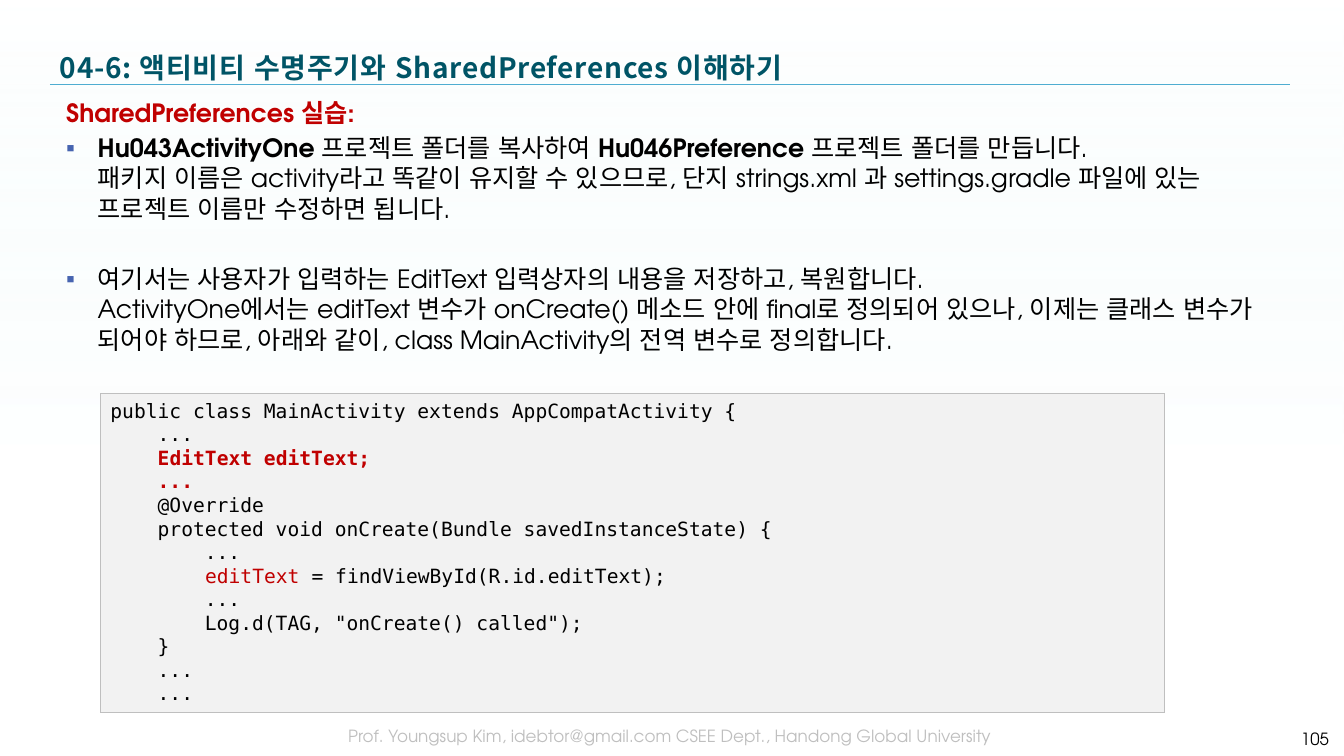
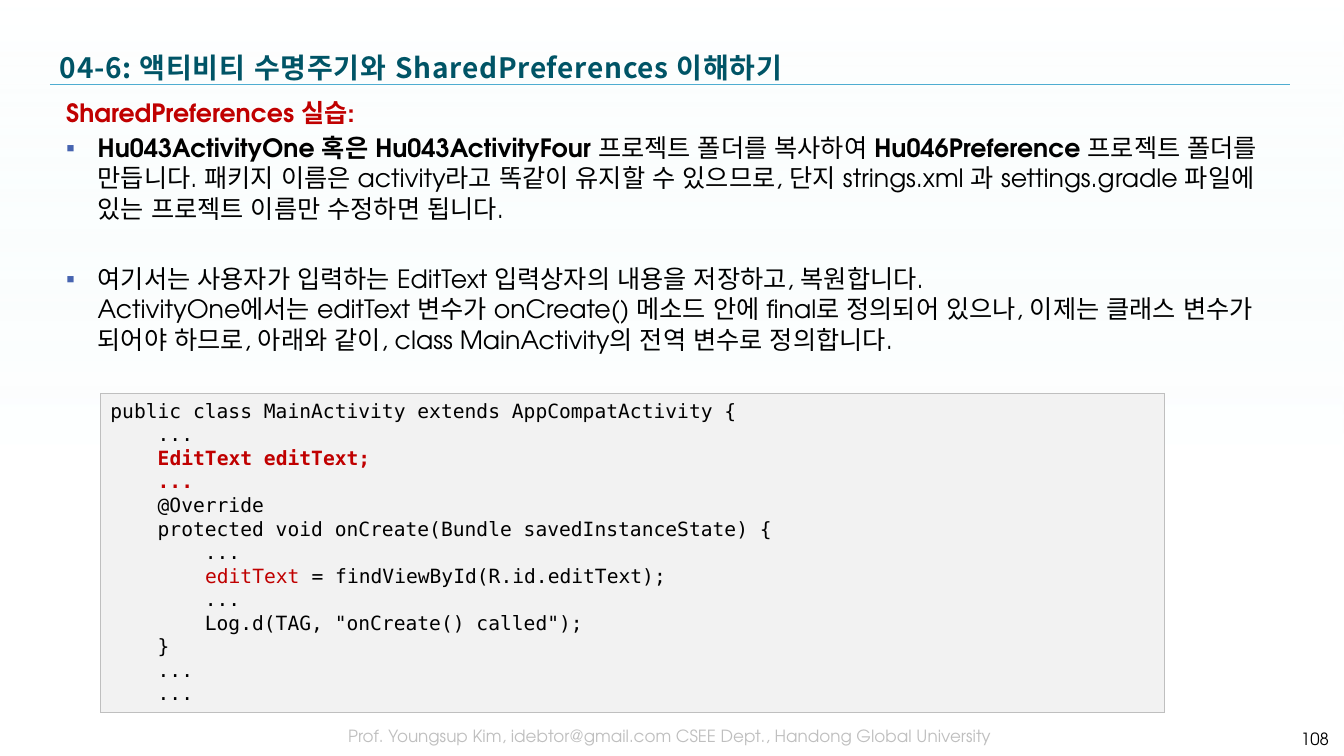
Before and after one commit to tae7841/HuStarAS, a slide deck: slide 108 of ppts/04Activity.pptx (slide 105 before the commit). Drawn at 1344x756 pixels with LibreOffice and Linux fonts; fonts in the diff are those of the drawing; background and template pictures are left out. Boxes give left, top, right and bottom in pixels: in the first picture for what was removed or moved away, otherwise in the second. Text is boxed around its words. In the diff, an @@ line names an element or a change of style, - is before the commit and + after.

```diff
--- a/ppts/04Activity.pptx
+++ b/ppts/04Activity.pptx
@@ text at (98, 135, 1258, 220): text changed @@
-▪ Hu043ActivityOne 프로젝트 폴더를 복사하여 Hu046Preference 프로젝트 폴더를 만듭니다.
-  패키지 이름은 activity라고 똑같이 유지할 수 있으므로, 단지 strings.xml 과 settings.gradle 파일에 있는 프로젝트 이름만 수정하면 됩니다.
+▪ Hu043ActivityOne 혹은 Hu043ActivityFour 프로젝트 폴더를 복사하여 Hu046Preference 프로젝트 폴더를 만듭니다. 패키지 이름은 activity라고 똑같이 유지할 수 있으므로, 단지 strings.xml 과 settings.gradle 파일에 있는 프로젝트 이름만 수정하면 됩니다.
@@ page number at (1301, 732, 1329, 745): text changed @@
-105
+108
```
Also in this commit, not shown: 5 other slides changed, 3 slides added.
